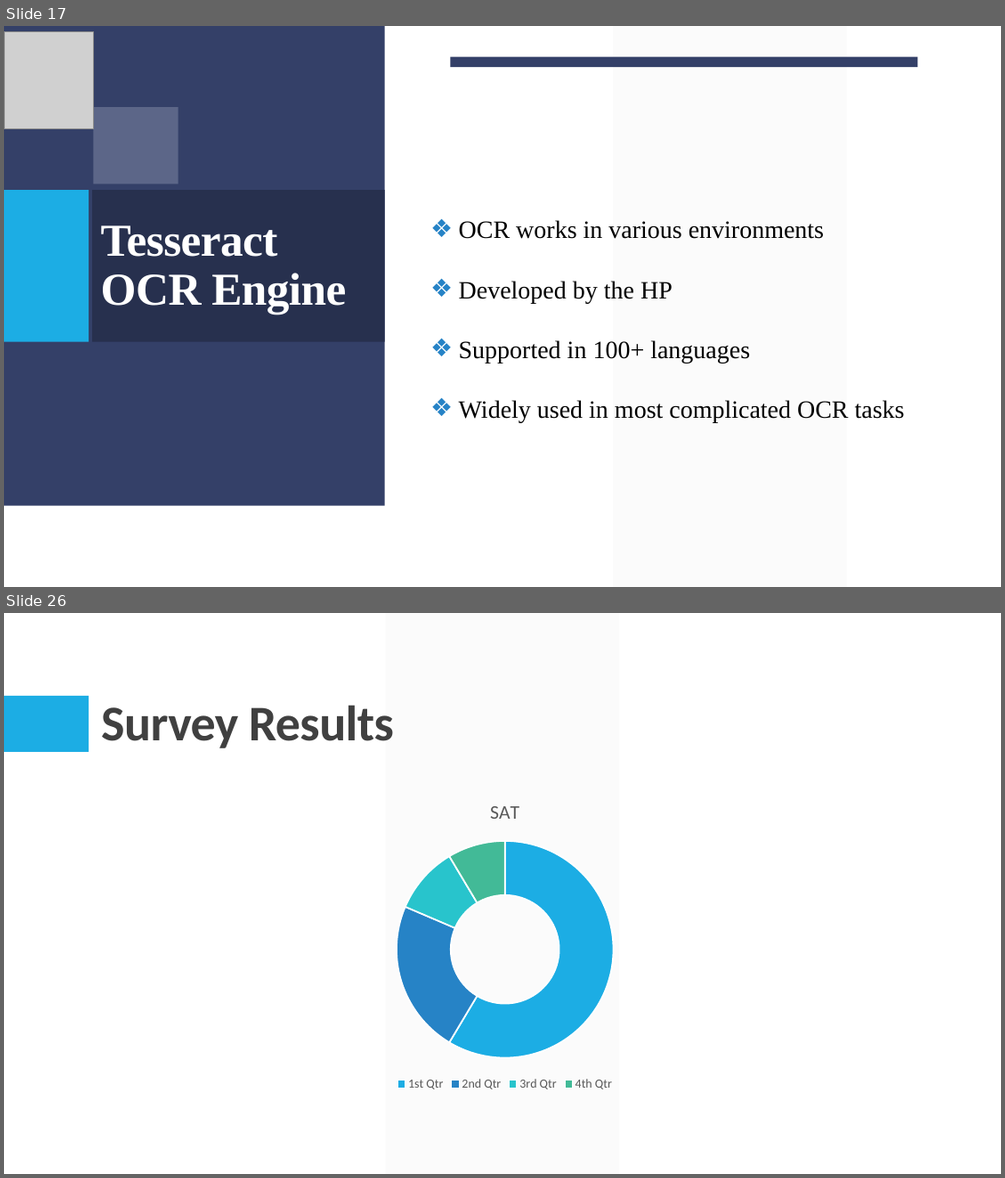
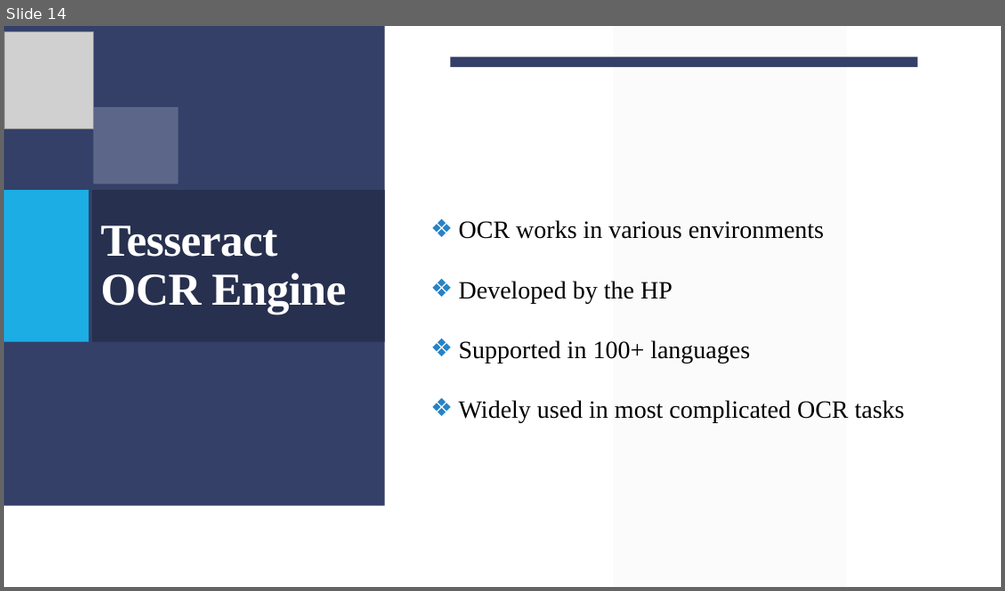
Before and after one commit to Arik096/project, a slide deck: book/puja.pptx. Shown one above the other, each under a label of ours: slides 17 and 26 before the commit, slide 14 after it; the slides between them are not shown. The pictures are 1005x1178 and 1005x591 pixels, drawn with LibreOffice and Linux fonts; fonts in the diff are those of the drawing; grey boxes stand for pictures. Boxes give left, top, right and bottom in pixels: in the first picture for what was removed or moved away, otherwise in the second. Text is boxed around its words. In the diff, an @@ line names an element or a change of style, - is before the commit and + after.

```diff
--- a/book/puja.pptx
+++ b/book/puja.pptx
@@ slide 26 removed at <box>4,613,1001,1174</box>, background #FFFFFF @@
@@ parallelogram removed at <box>386,613,619,1174</box> @@
@@ rectangle removed at <box>4,696,89,752</box> @@
@@ title removed at <box>101,705,394,748</box> @@
-Survey Results
@@ doughnut chart removed at <box>94,784,916,1094</box> @@
-title "SAT "
-categories: 1st Qtr, 2nd Qtr, 3rd Qtr, 4th Qtr
-Series 1: 59, 23, 10, 9
@@ what was slide 17 is now slide 14 @@
```
Also in this commit, not shown: 1 slide changed, 1 slide added, 23 other slides removed.
